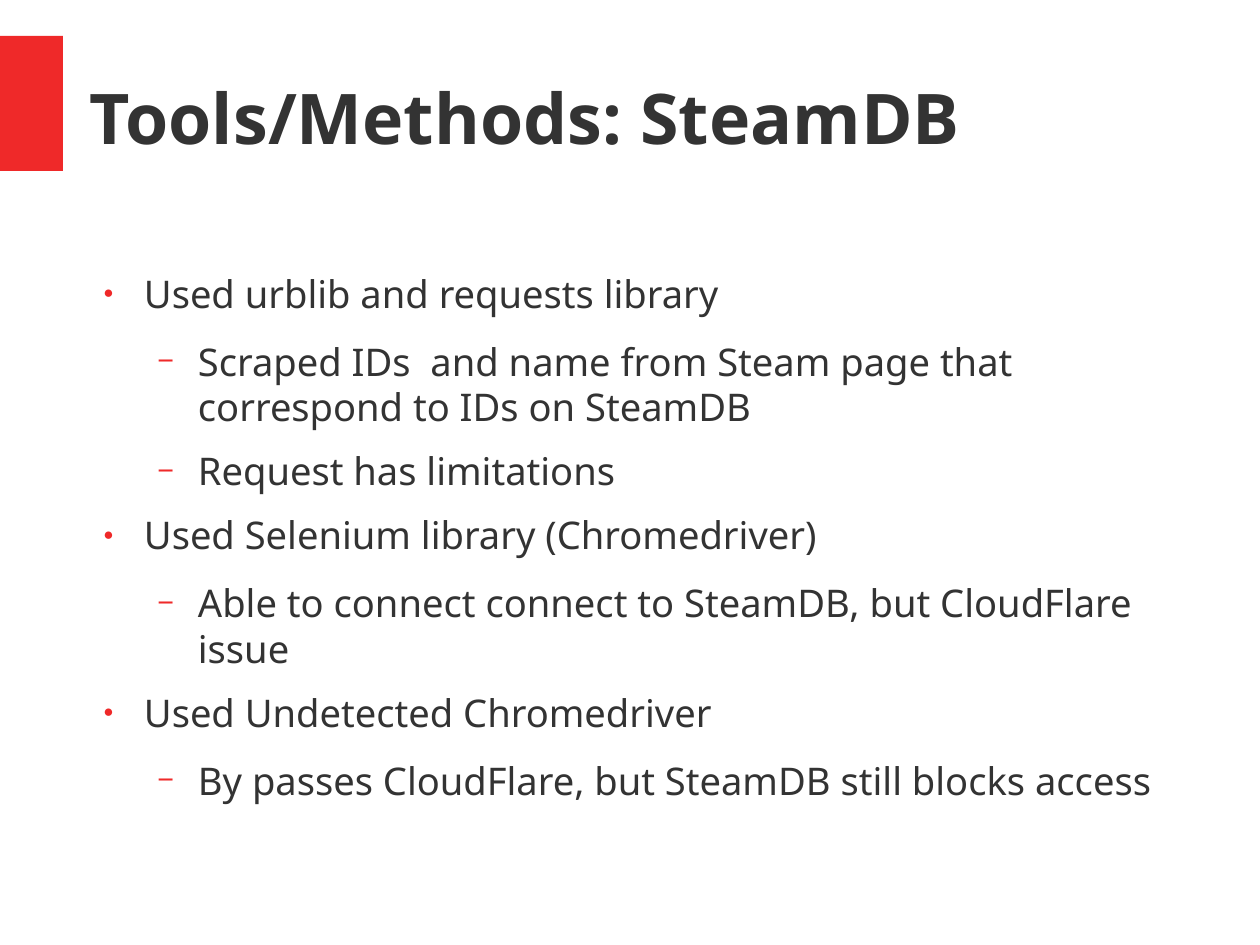
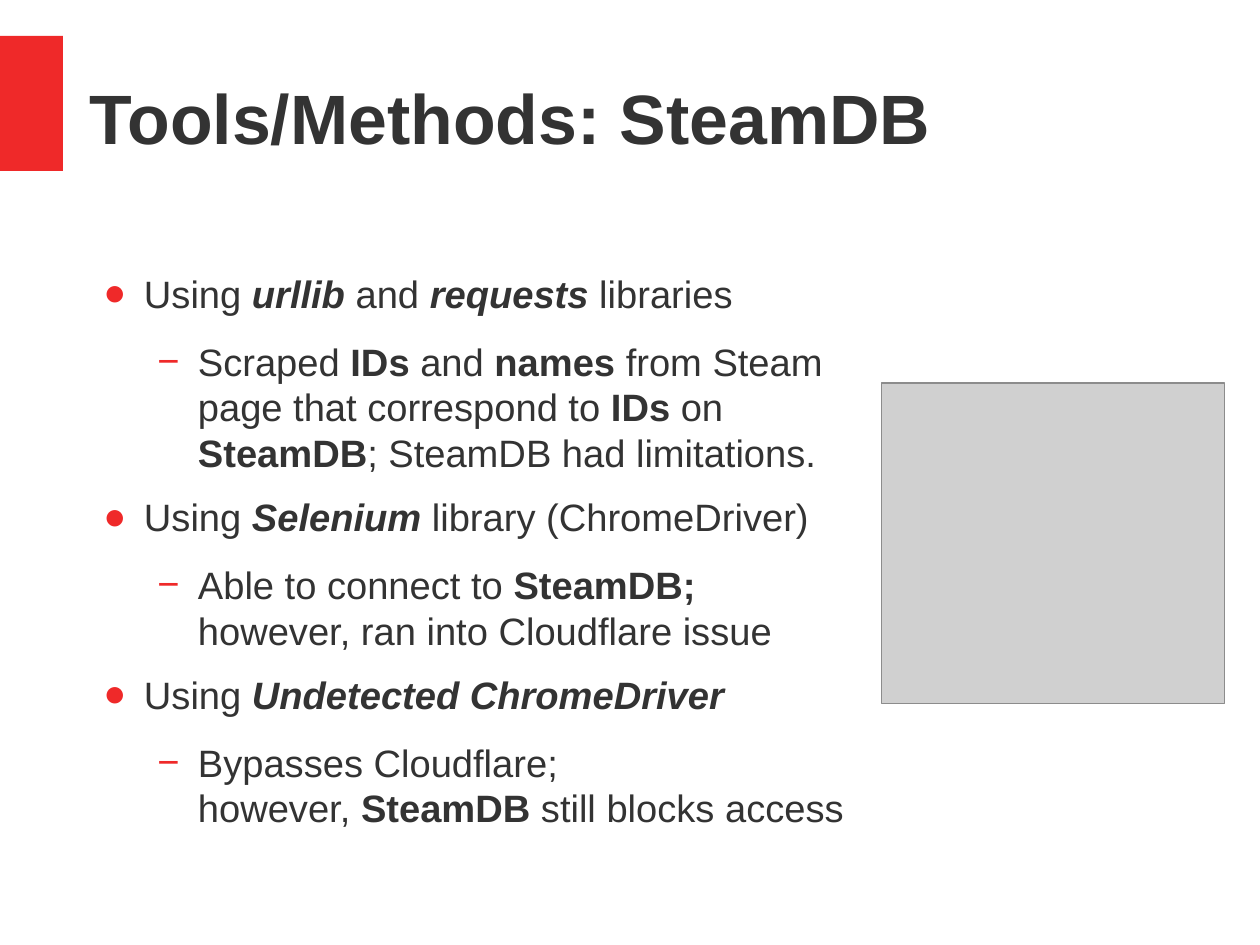
Before and after one commit to fdac21/VideoGame_Analysis, a slide deck: slide 7 of presentation.pptx (slide 5 before the commit). Drawn at 1260x945 pixels with LibreOffice and Linux fonts; fonts in the diff are those of the drawing; grey boxes stand for pictures. Boxes give left, top, right and bottom in pixels: in the first picture for what was removed or moved away, otherwise in the second. Text is boxed around its words. In the diff, an @@ line names an element or a change of style, - is before the commit and + after.

```diff
--- a/presentation.pptx
+++ b/presentation.pptx
@@ text "Tools/Methods: SteamDB" at box(90, 93, 930, 146): font Noto Sans to Arial @@
@@ text at box(144, 280, 844, 827): text changed; font Noto Sans to Arial @@
-● Used urblib and requests library
-  − Scraped IDs and name from Steam page that correspond to IDs on SteamDB
-  − Request has limitations
-● Used Selenium library (Chromedriver)
-  − Able to connect connect to SteamDB, but CloudFlare issue
-● Used Undetected Chromedriver
-  − By passes CloudFlare, but SteamDB still blocks access
+● Using urllib and requests libraries
+  − Scraped IDs and names from Steam page that correspond to IDs on SteamDB; SteamDB had limitations.
+● Using Selenium library (ChromeDriver)
+  − Able to connect to SteamDB; however, ran into Cloudflare issue
+● Using Undetected ChromeDriver
+  − Bypasses Cloudflare; however, SteamDB still blocks access
@@ picture added at box(883, 383, 1226, 703) @@
```
Also in this commit, not shown: 5 other slides changed, 9 slides added, 5 slides removed.
